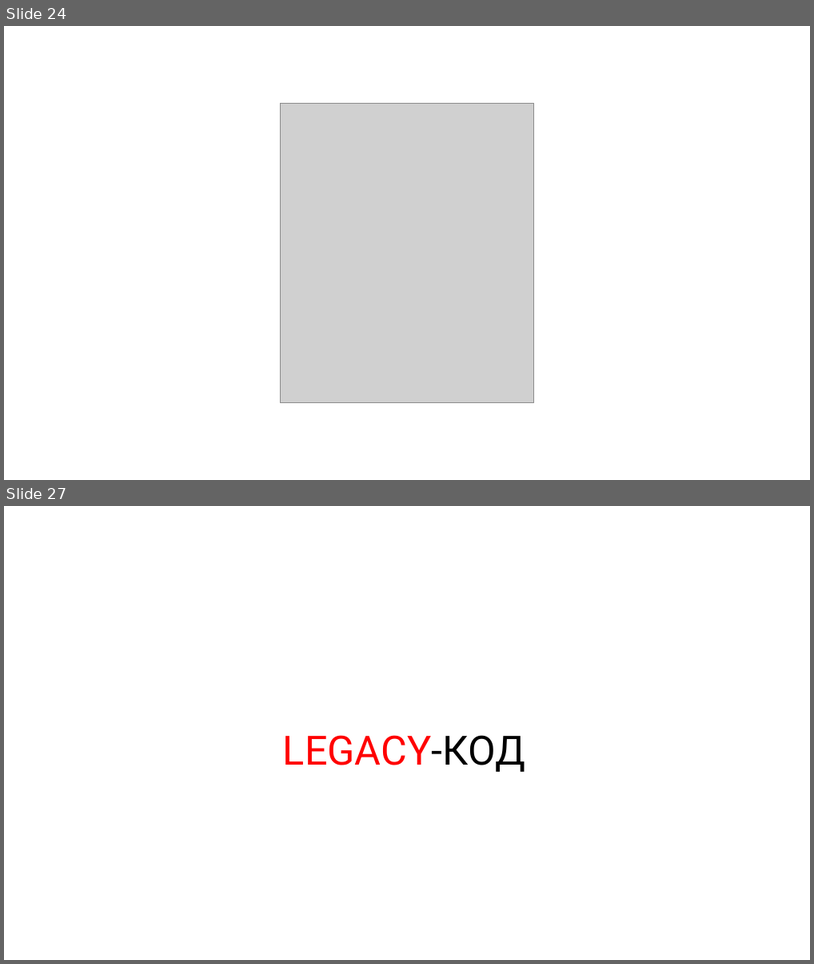
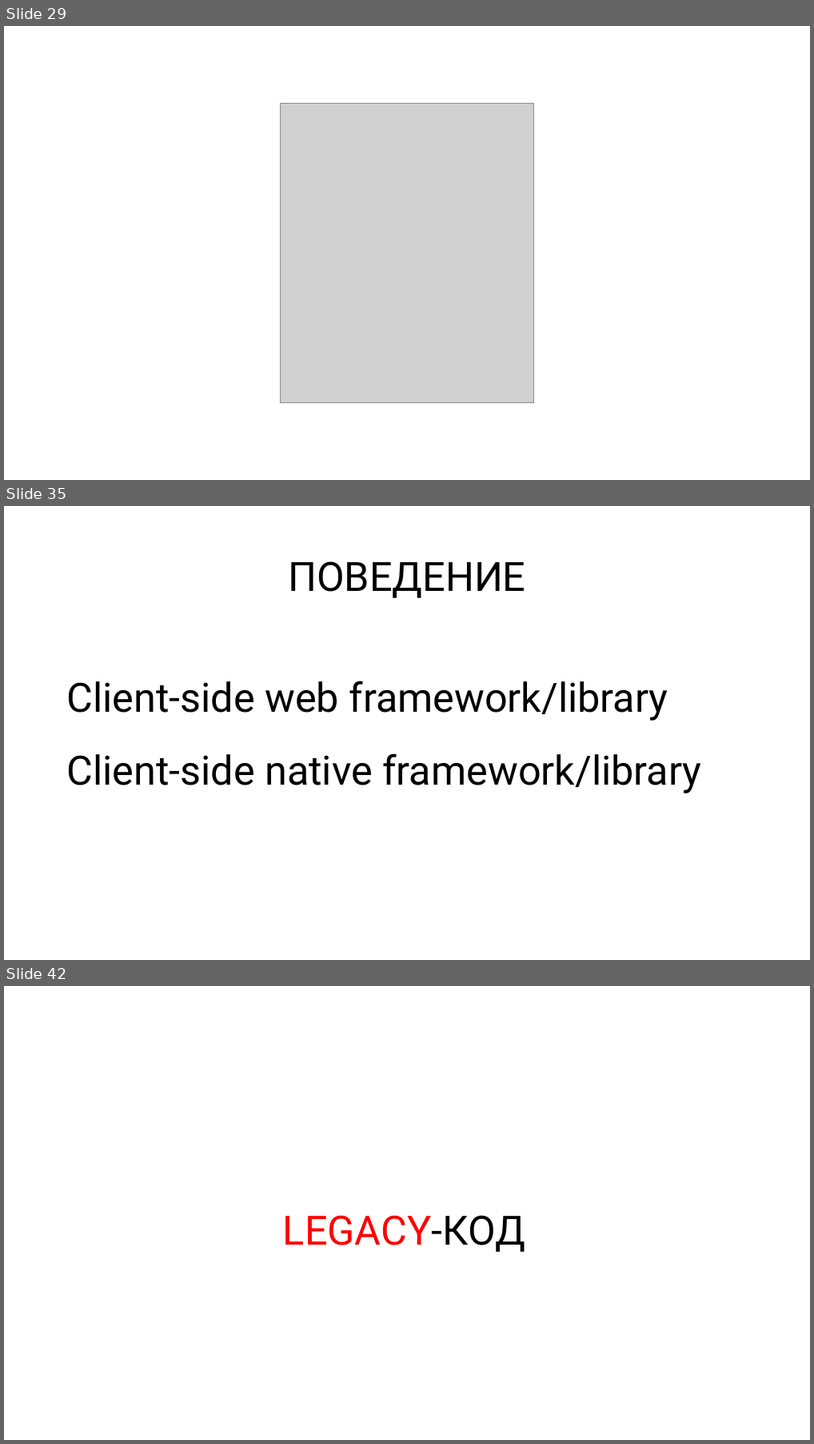
Before and after one commit to rkhaimov/brain-gym, a slide deck: Презентация.pptx. Shown one above the other, each under a label of ours: slides 24 and 27 before the commit, slides 29, 35 and 42 after it; the slides between them are not shown. The pictures are 814x964 and 814x1444 pixels, drawn with LibreOffice and Linux fonts; fonts in the diff are those of the drawing; grey boxes stand for pictures. Boxes give left, top, right and bottom in pixels: in the first picture for what was removed or moved away, otherwise in the second. Text is boxed around its words. In the diff, an @@ line names an element or a change of style, - is before the commit and + after.

```diff
--- a/Презентация.pptx
+++ b/Презентация.pptx
@@ slide 35 added at (4,506,810,960), background #FFFFFF @@
@@ text added at (288,561,526,598), 48 pt, text #000000 @@
+ПОВЕДЕНИЕ
@@ text added at (66,680,702,793), 48 pt, text #000000 @@
+Client-side web framework/library
+Client-side native framework/library
@@ what was slide 24 is now slide 29 @@
@@ what was slide 27 is now slide 42 @@
```
Also in this commit, not shown: 2 slides changed, 16 other slides added, 2 slides removed.
